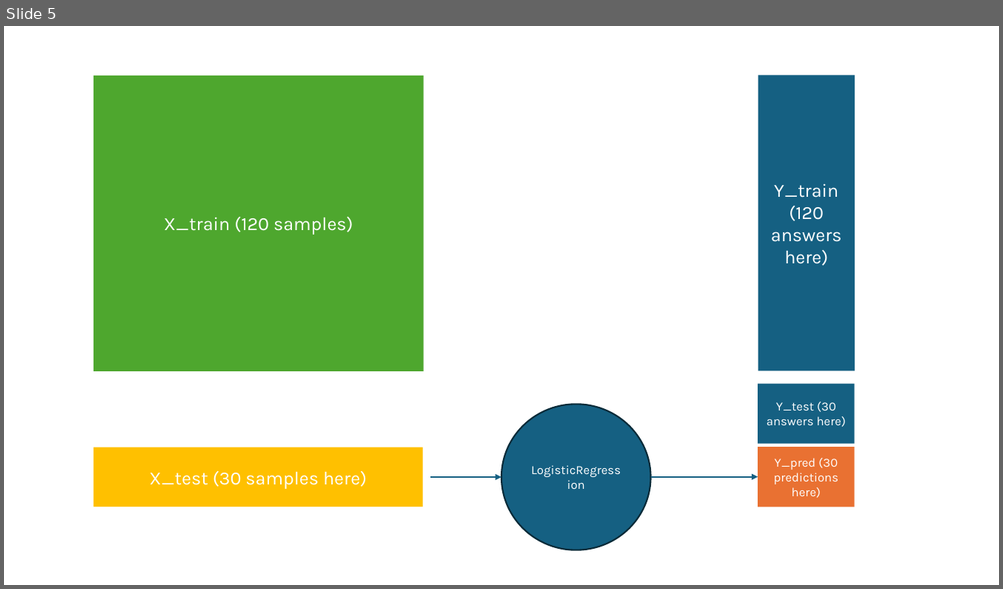
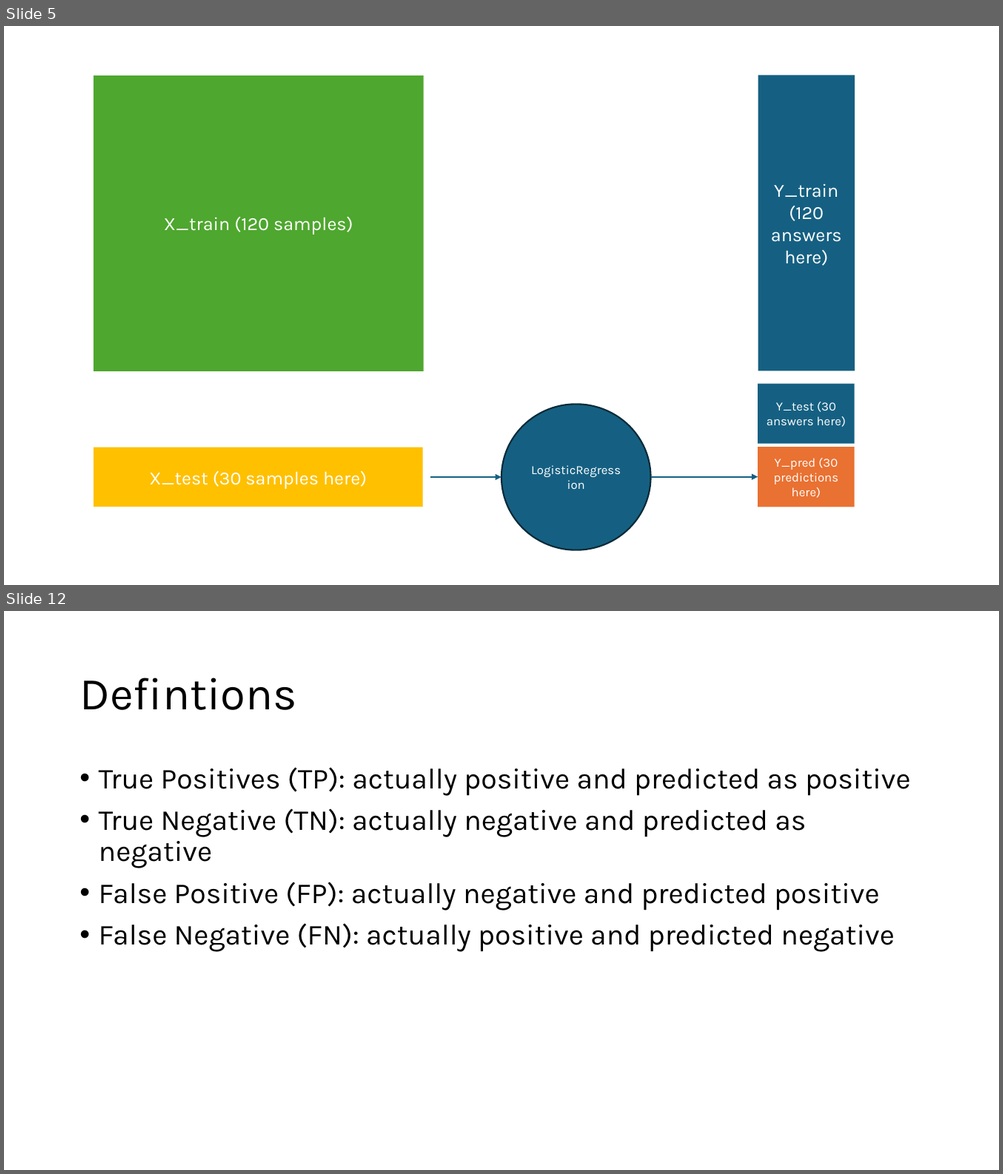
Before and after one commit to aitechinstitute/int-ai-ds-25-08-course-materials-all-int-ai-ds-25-08-template, a slide deck: week_7/slides/amir_sketching_train_test_split.pptx. Shown one above the other, each under a label of ours: slide 5 before the commit, slides 5 and 12 after it; the slides between them are not shown. The pictures are 1003x589 and 1003x1174 pixels, drawn with LibreOffice and Linux fonts; fonts in the diff are those of the drawing. Boxes give left, top, right and bottom in pixels: in the first picture for what was removed or moved away, otherwise in the second. Text is boxed around its words. In the diff, an @@ line names an element or a change of style, - is before the commit and + after.

```diff
--- a/week_7/slides/amir_sketching_train_test_split.pptx
+++ b/week_7/slides/amir_sketching_train_test_split.pptx
@@ slide 12 added at (4,611,999,1170), background #FFFFFF @@
@@ title added at (79,678,296,710), 44 pt, text #000000 @@
+Defintions
@@ text added at (99,767,910,952), 28 pt, text #000000 @@
+• True Positives (TP): actually positive and predicted as positive
+• True Negative (TN): actually negative and predicted as negative
+• False Positive (FP): actually negative and predicted positive
+• False Negative (FN): actually positive and predicted negative
```
Also in this commit, not shown: 6 other slides added, 7 other files.
